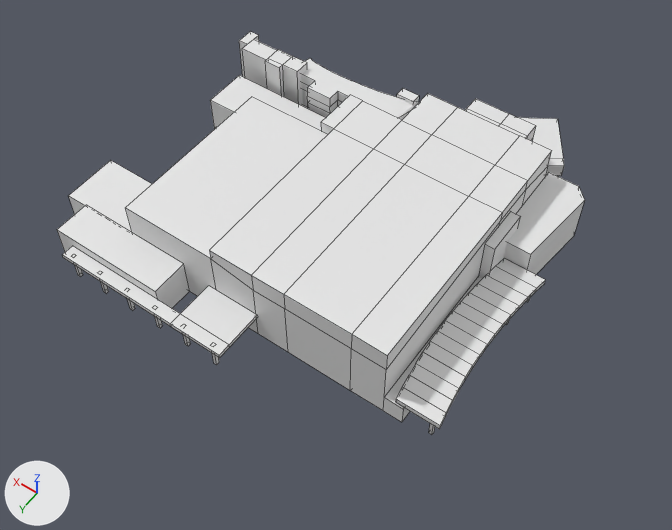
Renders of the FBX model src/Assets/3D Assets/Models/TG.fbx from each side of a commit.
The view is the same before and after, from a 50 mm camera at (-95.6, 144.8, 222.1) aimed at (11.7, -5.4, -14.0). Lighting does not change. The marker at lower left points along +X, +Y and +Z. Mesh edges are drawn as thin lines. Materials are left out; every surface is plain grey. Vertices at the same position are counted once.

Objects in the first picture: 'TG Main'.
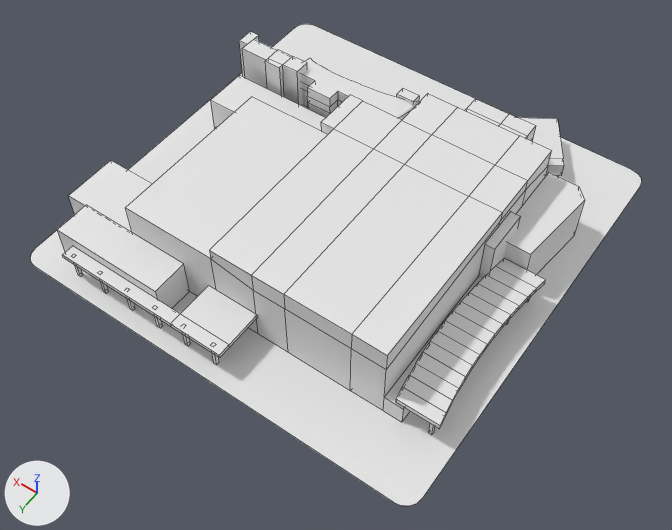
Changed parts and their boxes [x1, y1, x2, y2] in the pictures (672 x 530 px):
'TG Main', reshaped (16% wider, 19% taller)
    before: [57, 31, 585, 435]
    after: [30, 24, 642, 506]
part 1 of me_cube, added
    after: [30, 24, 642, 506]

Patch to the scene script:
```diff
--- a/src/Assets/3D Assets/Models/TG.fbx.py
+++ b/src/Assets/3D Assets/Models/TG.fbx.py
@@ me_cube @@
 # used by ob_tg_main; location = (0.0, 0.0, 0.0)
-me_cube.from_pydata(...)  # 538 vertices, 452 faces; spans x -48.3..91.7, y -96.2..47.5, z -13.0..16.1
+me_cube.from_pydata(...)  # 558 vertices, 453 faces; spans x -53.6..94.5, y -98.8..51.6, z -13.0..16.1
+# me_cube part 1: a new loose piece of 20 vertices spanning x -53.6..94.5, y -98.8..51.6, z -13.0
```
